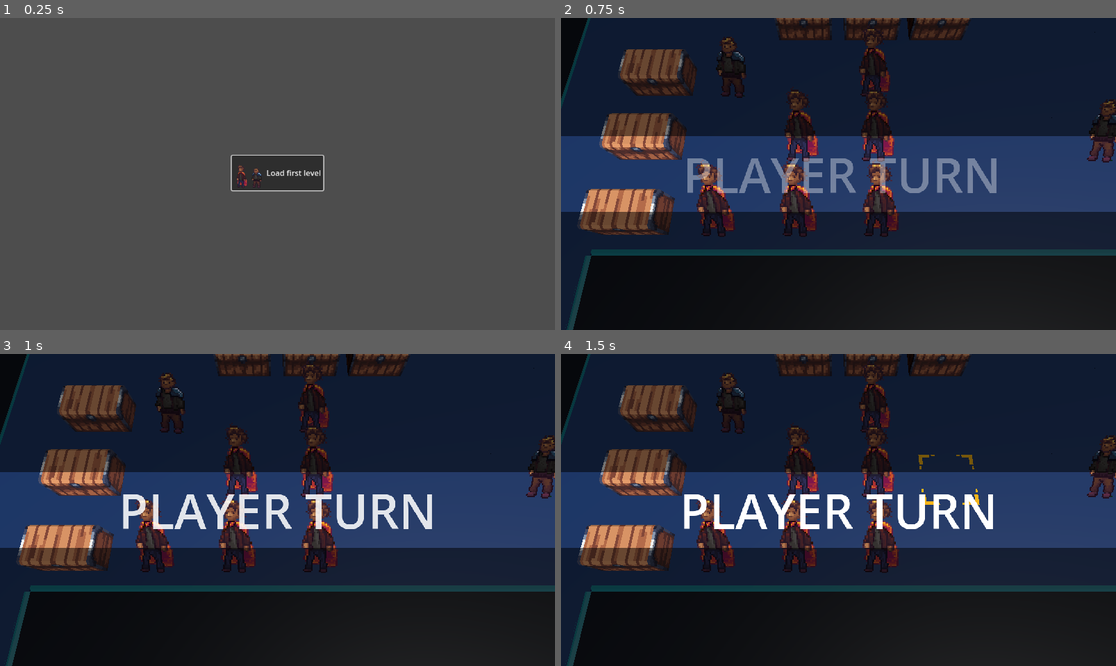
Above: before the commit, frames 1-4 (two rows, left to right).
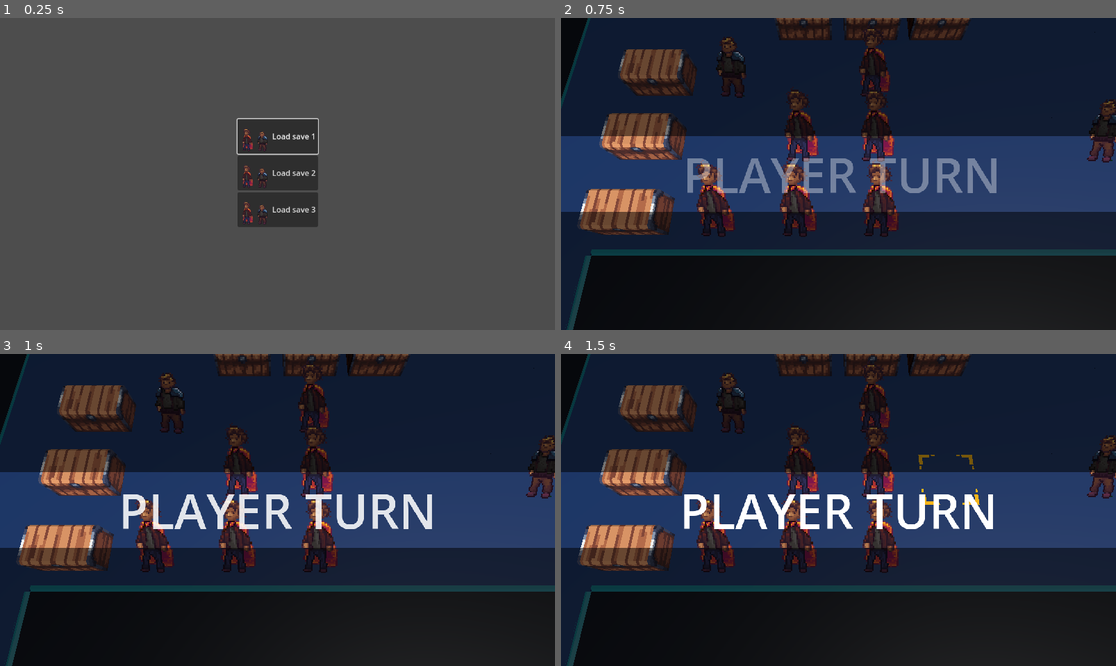
Above: after the commit, the same moments.

Repository: alanhaugen/bachelor-inn
Game: Godot game, scene res://scenes/UI/mainmenu.tscn
The game is run twice, just before and just after one commit, with the same random seed, the same clock (stepped at 60 frames per second) and the same inputs.
Inputs (mouse positions are in pixels of both pictures, inside the frame that each line leads up to):
- Up to frame 1 (0.25 s): no input
- Up to frame 2 (0.75 s): click "Load first level" (after the commit: "Load save 1") at 0.5 s
- Up to frame 3 (1 s): no input
- Up to frame 4 (1.5 s): move the mouse to (960, 494) at 1.27 s; hold Right (pan_right) from 1.28 s (still down); hold Space (selected) from 1.28 s (still down); click (960, 494) at 1.42 s

The runs differ from the first frame. In frame 1, 3.9% of the frame differs, in the area x 41-59%, y 32-68%; in frame 2, nothing differs; in frame 3, nothing differs; in frame 4, nothing differs.

Commit message:
Added ui for saves

Diff:
--- a/scenes/UI/mainmenu.tscn
+++ b/scenes/UI/mainmenu.tscn
@@ -39,29 +39,22 @@
 layout_mode = 2
 size_flags_horizontal = 4
 size_flags_vertical = 4
-text = "Load first level"
+text = "Load save 1"
 icon = ExtResource("2_nudk7")
 
 [node name="LoadMap1" type="Button" parent="UI/MapSelector"]
-visible = false
 layout_mode = 2
 size_flags_horizontal = 4
 size_flags_vertical = 4
-text = "Load first level"
+text = "Load save 2"
+icon = ExtResource("2_nudk7")
 
 [node name="LoadMap2" type="Button" parent="UI/MapSelector"]
-visible = false
 layout_mode = 2
 size_flags_horizontal = 4
 size_flags_vertical = 4
-text = "Load first level"
-
-[node name="LoadMap3" type="Button" parent="UI/MapSelector"]
-visible = false
-layout_mode = 2
-size_flags_horizontal = 4
-size_flags_vertical = 4
-text = "Load first level"
+text = "Load save 3"
+icon = ExtResource("2_nudk7")
 
 [node name="NinePatchRect" type="NinePatchRect" parent="UI/MapSelector"]
 layout_mode = 2
@@ -70,3 +63,5 @@
 [node name="World" type="Node3D" parent="."]
 
 [connection signal="pressed" from="UI/MapSelector/LoadMap0" to="." method="_on_load_map_0_pressed"]
+[connection signal="pressed" from="UI/MapSelector/LoadMap1" to="." method="_on_load_map_1_pressed"]
+[connection signal="pressed" from="UI/MapSelector/LoadMap2" to="." method="_on_load_map_2_pressed"]
--- a/scripts/ui/main_menu.gd
+++ b/scripts/ui/main_menu.gd
@@ -33,5 +33,14 @@
 ## Called when the Load Map 0 button is pressed
 func _on_load_map_0_pressed() -> void:
 	$UI/MapSelector.visible = false;
+	Main.save.read(0);
+	Main.load_level("first"); # Load the test level
+func _on_load_map_1_pressed() -> void:
+	$UI/MapSelector.visible = false;
+	Main.save.read(1);
+	Main.load_level("first"); # Load the test level
+func _on_load_map_2_pressed() -> void:
+	$UI/MapSelector.visible = false;
+	Main.save.read(2);
 	Main.load_level("first"); # Load the test level
 #endregion
